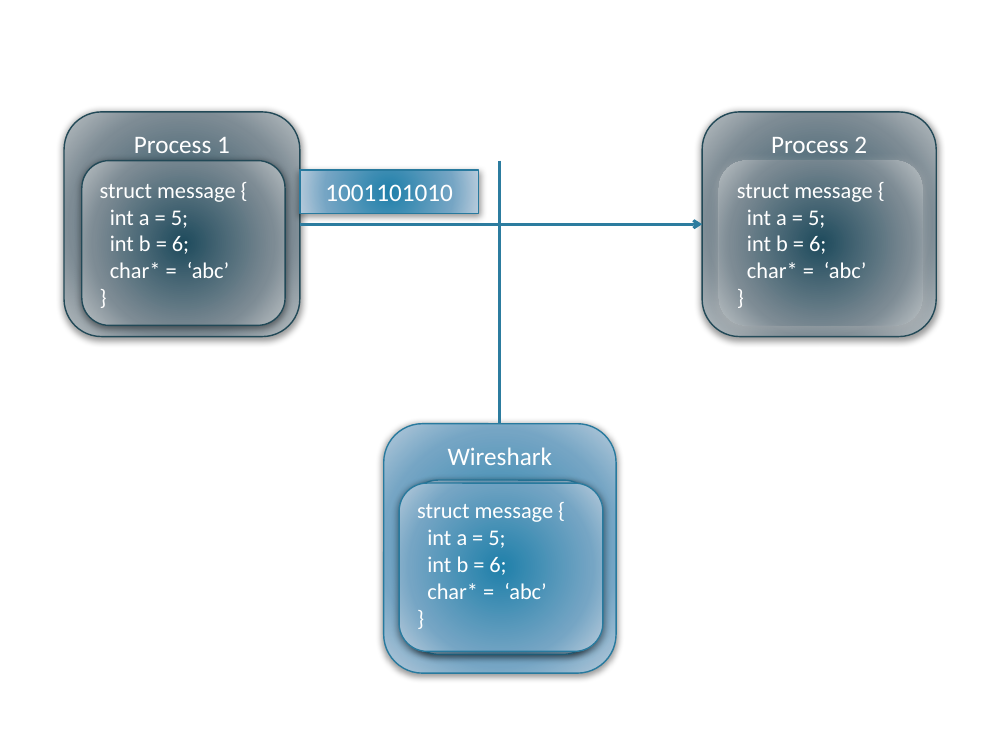
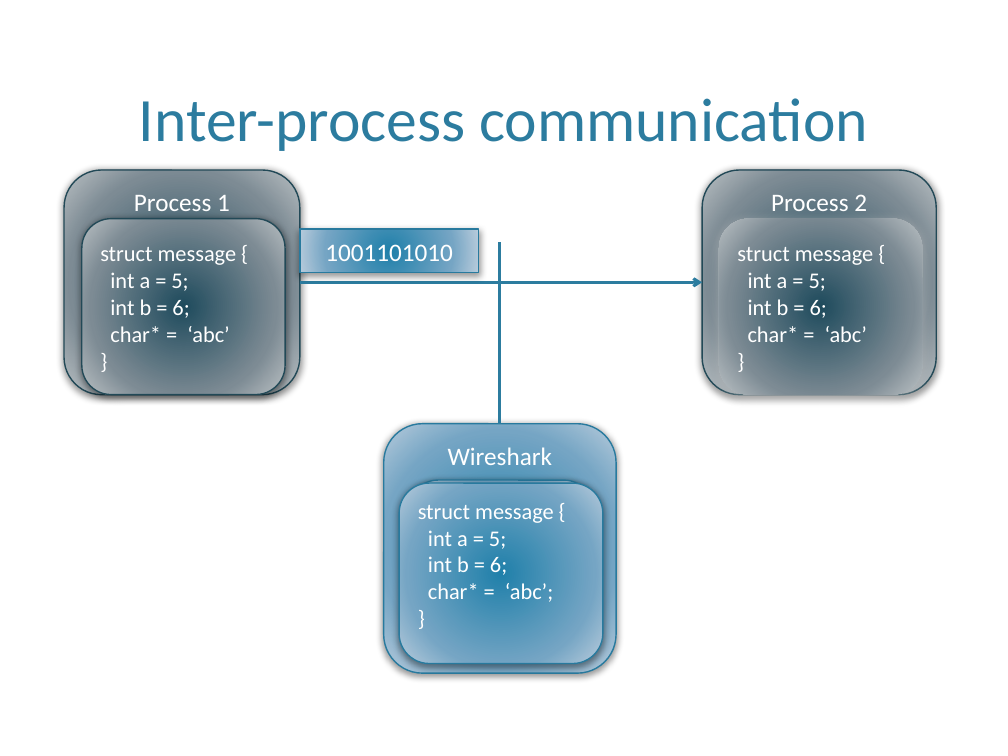
Before and after one commit to eventh/kpro9, a slide deck: slide 5 of presentation/TDT4290_Customer_Presentasjon.pptx (slide 7 before the commit). Drawn at 1008x756 pixels with LibreOffice and Linux fonts; fonts in the diff are those of the drawing; background and template pictures are left out. Boxes give left, top, right and bottom in pixels: in the first picture for what was removed or moved away, otherwise in the second. Text is boxed around its words. In the diff, an @@ line names an element or a change of style, - is before the commit and + after.

```diff
--- a/presentation/TDT4290_Customer_Presentasjon.pptx
+++ b/presentation/TDT4290_Customer_Presentasjon.pptx
@@ title added at bbox=[139, 98, 868, 151], 44 pt, text #2C7C9F @@
+Inter-process communication
@@ rounded rectangle "struct message {": place and size @@
-rounded rectangle "struct message {" at bbox=[82, 160, 285, 326]
+rounded rectangle "struct message {" at bbox=[82, 219, 285, 395]
@@ rounded rectangle "struct message {": place and size @@
-rounded rectangle "struct message {" at bbox=[719, 160, 922, 326]
+rounded rectangle "struct message {" at bbox=[719, 219, 922, 395]
@@ line moved from (500, 160) - (500, 423) to (500, 242) - (500, 423) @@
@@ 2 rounded rectangles, 1 rectangle, 1 arrow: place and size @@
-2 rounded rectangles, 1 rectangle, 1 arrow at bbox=[65, 112, 936, 337]
+2 rounded rectangles, 1 rectangle, 1 arrow at bbox=[65, 170, 936, 395]
@@ rounded rectangle "struct message {": place and size @@
-rounded rectangle "struct message {" at bbox=[399, 483, 603, 651]
+rounded rectangle "struct message {" at bbox=[399, 483, 603, 663]
@@ text in rounded rectangle at bbox=[428, 583, 553, 602]: text changed @@
-char* = ‘abc’
+char* = ‘abc’;
```
Also in this commit, not shown: 5 other slides changed, 1 slide removed.
